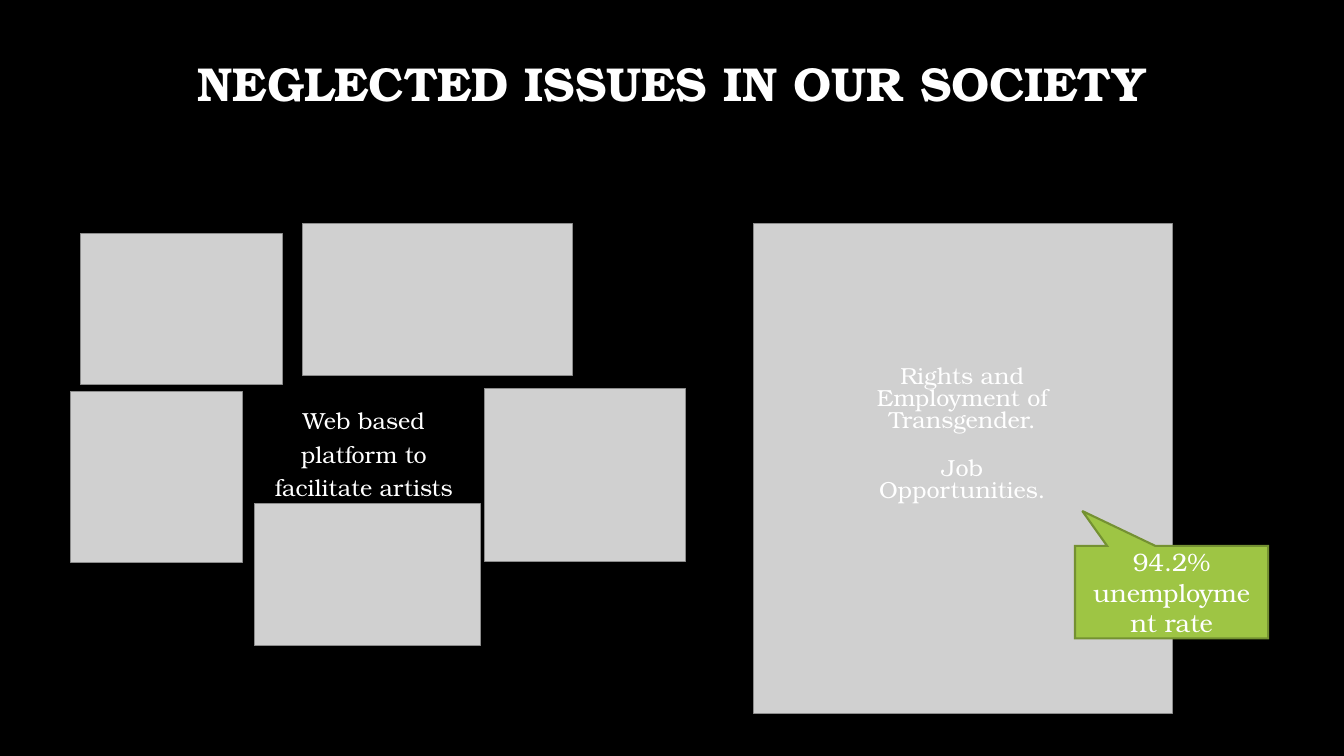
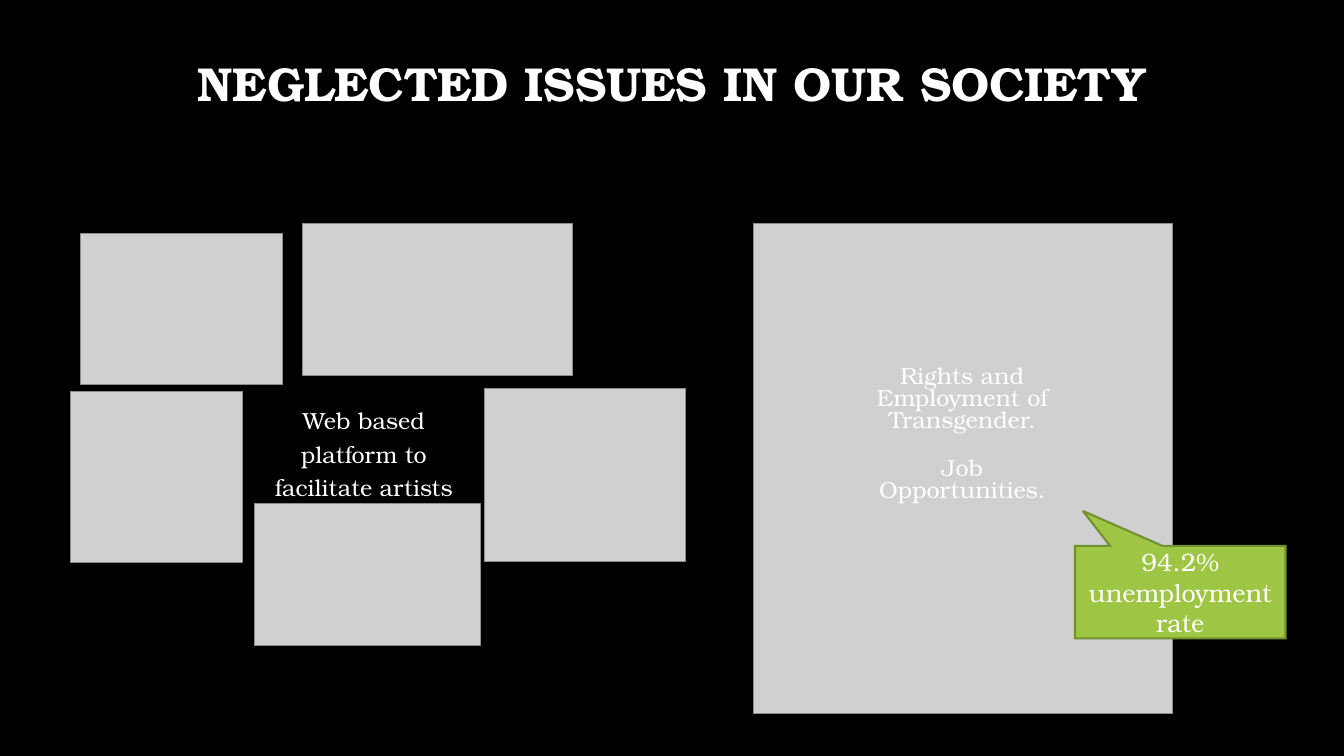
Before and after one commit to aimanahmedmoin1997/FinalYearProject, a slide deck: slide 3 of Kaavish Evaluation I/Evaluation I.pptx. Drawn at 1344x756 pixels with LibreOffice and Linux fonts; fonts in the diff are those of the drawing; grey boxes stand for pictures; background and template pictures are left out. Boxes give left, top, right and bottom in pixels: in the first picture for what was removed or moved away, otherwise in the second. Text is boxed around its words. In the diff, an @@ line names an element or a change of style, - is before the commit and + after.

```diff
--- a/Kaavish Evaluation I/Evaluation I.pptx
+++ b/Kaavish Evaluation I/Evaluation I.pptx
@@ speech box "94.2% unemployment rate": place and size @@
-speech box "94.2% unemployment rate" at [1075,546,1268,639]
+speech box "94.2% unemployment rate" at [1075,546,1286,639]
```
Also in this commit, not shown: 5 other slides changed, 1 slide added, 1 slide removed.
